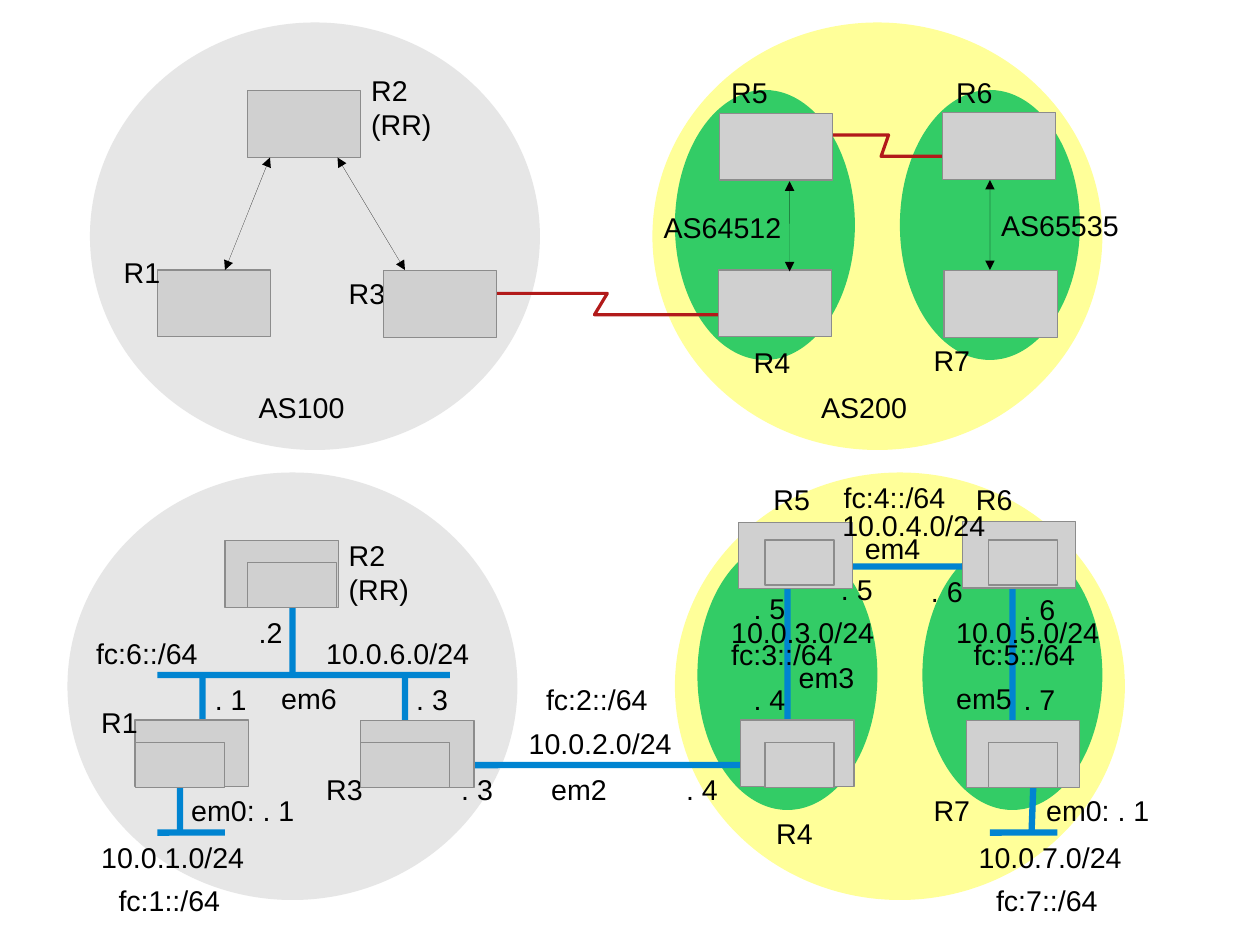
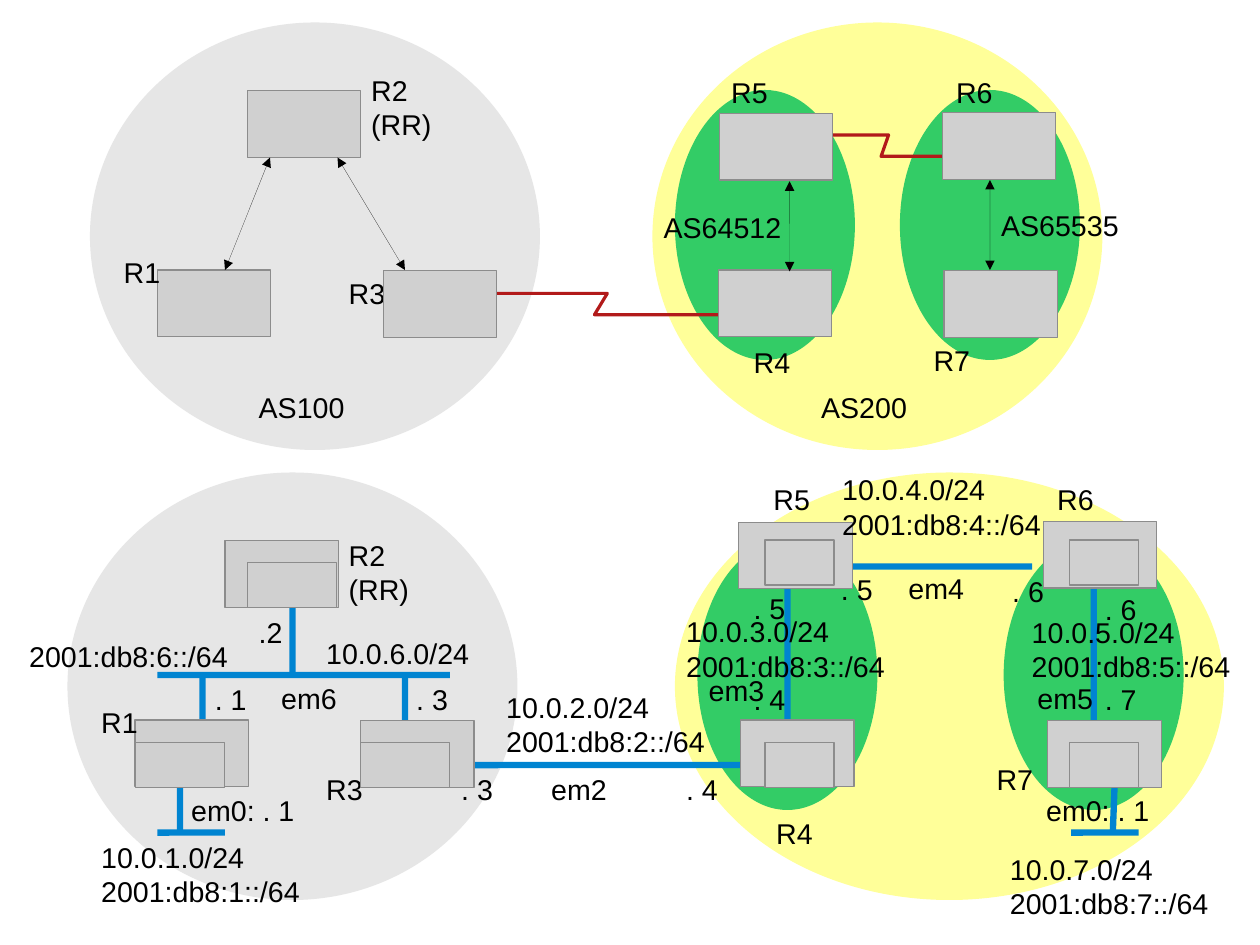
Before and after one commit to ocochard/BSDRP, a slide deck: slide 5 of trunk/docs/labs.examples.odp (slide 6 before the commit). Drawn at 1260x945 pixels with LibreOffice and Linux fonts; fonts in the diff are those of the drawing; grey boxes stand for pictures. Boxes give left, top, right and bottom in pixels: in the first picture for what was removed or moved away, otherwise in the second. Text is boxed around its words. In the diff, an @@ line names an element or a change of style, - is before the commit and + after.

```diff
--- a/trunk/docs/labs.examples.odp
+++ b/trunk/docs/labs.examples.odp
@@ ellipse: place and size @@
-ellipse at (676,472,1126,900)
+ellipse at (676,472,1225,900)
@@ text "10.0.4.0/24": place and size @@
-text "10.0.4.0/24" at (842,515,985,542)
+text "10.0.4.0/24" at (842,478,1040,540)
@@ text removed at (844,487,946,509) @@
-fc:4::/64
@@ text at (842,514,1040,540): paragraph added @@
+2001:db8:4::/64
@@ text "em4" rewrapped from (865,536,921,564) to (908,579,964,600) @@
@@ text ". 6": place and size @@
-text ". 6" at (1039,600,1055,626)
+text ". 6" at (1028,579,1044,603)
@@ text ". 6": place and size @@
-text ". 6" at (947,579,963,603)
+text ". 6" at (1121,600,1137,626)
@@ text "10.0.3.0/24": place and size @@
-text "10.0.3.0/24" at (731,621,874,649)
+text "10.0.3.0/24" at (686,620,884,682)
@@ text "10.0.5.0/24": place and size @@
-text "10.0.5.0/24" at (956,621,1099,649)
+text "10.0.5.0/24" at (1032,621,1230,683)
@@ text at (29,646,227,673): text changed @@
-fc:6::/64
+2001:db8:6::/64
@@ text at (686,654,884,682): paragraph added @@
+2001:db8:3::/64
@@ text removed at (731,643,833,671) @@
-fc:3::/64
@@ text removed at (974,643,1076,671) @@
-fc:5::/64
@@ text at (1032,655,1230,683): paragraph added @@
+2001:db8:5::/64
@@ text "10.0.2.0/24": place and size @@
-text "10.0.2.0/24" at (529,733,672,755)
+text "10.0.2.0/24" at (506,697,704,758)
@@ text removed at (546,689,648,711) @@
-fc:2::/64
@@ text "em3": place and size @@
-text "em3" at (799,668,855,689)
+text "em3" at (709,681,765,702)
@@ text at (506,730,704,758): paragraph added @@
+2001:db8:2::/64
@@ text "R7": place and size @@
-text "R7" at (934,801,970,821)
+text "R7" at (997,767,1033,790)
@@ 4 pictures, 3 texts, 3 lines, 1 ellipse: place and size @@
-4 pictures, 3 texts, 3 lines, 1 ellipse at (923,488,1102,832)
+4 pictures, 3 texts, 3 lines, 1 ellipse at (1004,488,1183,832)
@@ text "10.0.7.0/24": place and size @@
-text "10.0.7.0/24" at (979,846,1122,874)
+text "10.0.7.0/24" at (1010,857,1208,915)
@@ text at (101,881,299,903): paragraph added @@
+2001:db8:1::/64
@@ text removed at (119,890,221,912) @@
-fc:1::/64
@@ text removed at (996,890,1098,912) @@
-fc:7::/64
@@ text at (1010,892,1208,915): paragraph added @@
+2001:db8:7::/64
```
Also in this commit, not shown: 3 other slides changed, 1 slide added, 2 slides removed, 1 other file.
